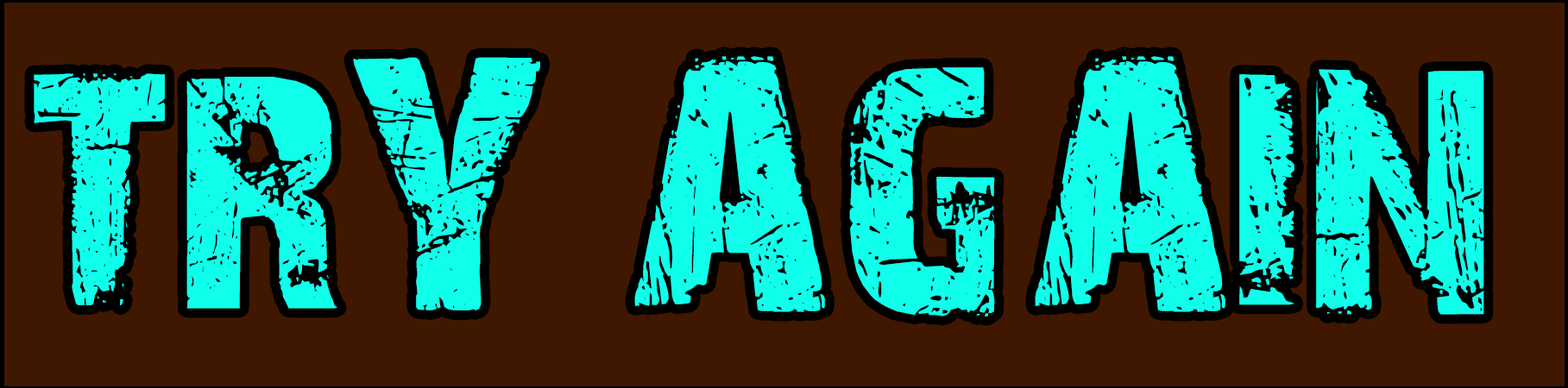
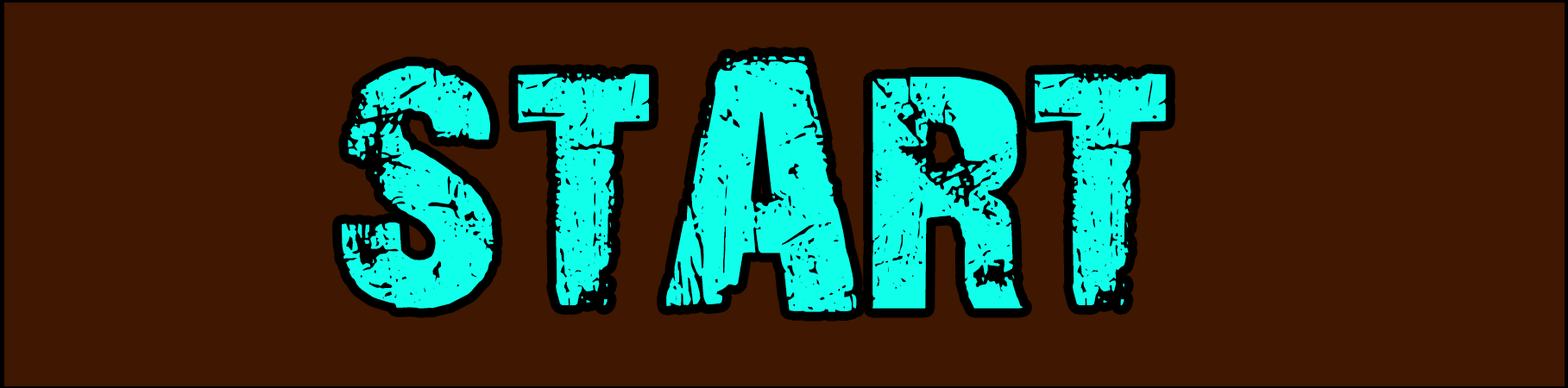
The second 1568×388 image is a revision of the first. Changes to its layers:
renamed "TRY AGAIN" to "START", painted on it over left=33, top=56, right=1485, bottom=317
